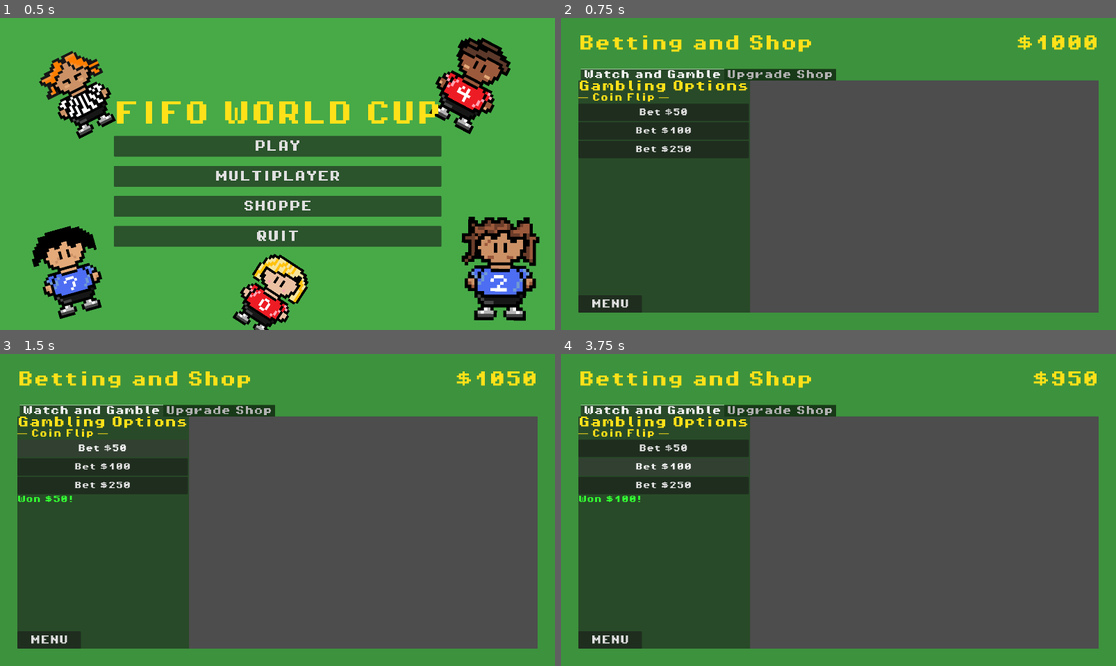
Above: before the commit, frames 1-4 (two rows, left to right).
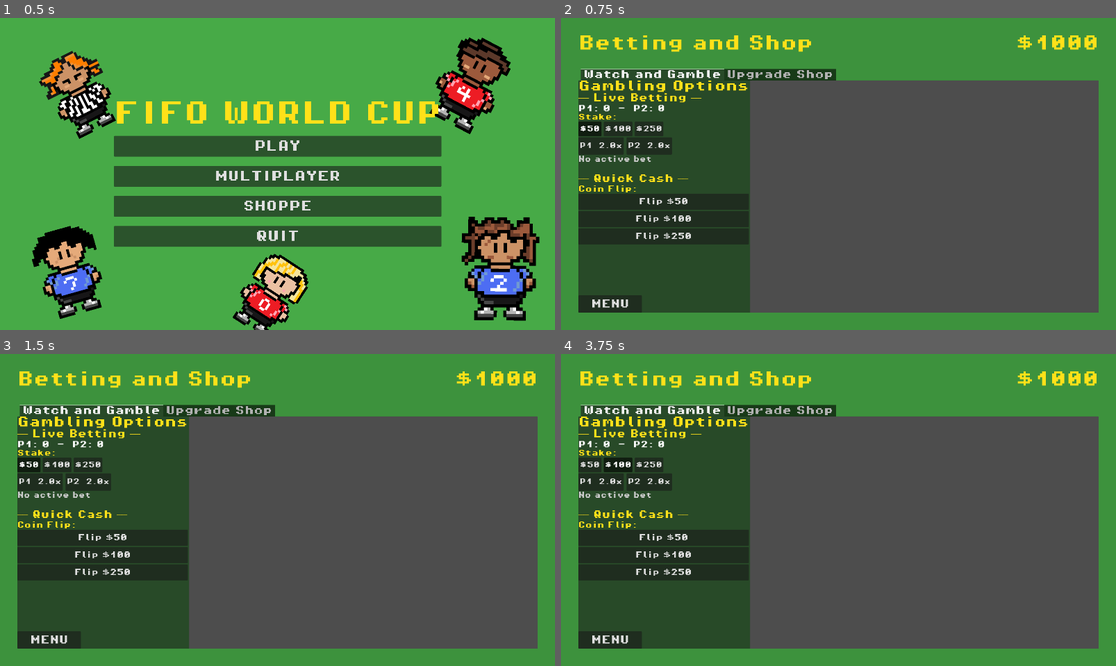
Above: after the commit, the same moments.

Repository: SeanK27/fifo-world-cup
Game: Godot game, scene res://scenes/main_menu.tscn
The game is run twice, just before and just after one commit, with the same random seed, the same clock (stepped at 60 frames per second) and the same inputs.
Inputs (mouse positions are in pixels of both pictures, inside the frame that each line leads up to):
- Up to frame 1 (0.5 s): no input
- Up to frame 2 (0.75 s): click "SHOPPE" at 0.5 s
- Up to frame 3 (1.5 s): click (99, 447) at 1.25 s, where only the run before the commit has a clickable "Bet $50"
- Up to frame 4 (3.75 s): click (588, 466) at 2 s, where only the run after the commit has a clickable "$50"; click (660, 466) at 2.75 s, where only the run before the commit has a clickable "Bet $100"; click (616, 466) at 3.5 s, where only the run after the commit has a clickable "$100"

Frame 1 is identical in both runs. In frame 2, 9.1% of the frame differs, in the area x 3-34%, y 24-73%; in frame 3, 7.9%; in frame 4, 8.7%.

Commit message:
Working gamble

Diff:
--- a/scripts/betting.gd
+++ b/scripts/betting.gd
@@ -3,18 +3,31 @@
 const STARTING_CURRENCY := 1000
 const PIXEL_FONT = preload("res://assets/fonts/PixelOperator8-Bold.ttf")
 
-# Prices per upgrade category (index 0 = Level 1, 1 = Level 2, 2 = Level 3)
 const SHOP_PRICES := {"Speed":   [100, 300, 600], "Damage":  [100, 300, 600], "Stamina": [100, 300, 600],
 }
 
-const GAMBLE_AMOUNTS := [50, 100, 250]
+const STAKE_AMOUNTS := [50, 100, 250]
 
 @onready var spectate_viewport: SubViewport = $"MarginContainer/VBoxContainer/Tab Switcher/Watch and Gamble/HBoxContainer/SpectateContainer/Spectate"
 @onready var currency_label: Label = $"MarginContainer/VBoxContainer/Bet Menu Title/Label2"
 @onready var gambling_options: VBoxContainer = $"MarginContainer/VBoxContainer/Tab Switcher/Watch and Gamble/HBoxContainer/Gambling Options"
 @onready var shop_player_upgrades: HBoxContainer = $"MarginContainer/VBoxContainer/Tab Switcher/Upgrade Shop/Player vs Other Upgrades/Player Upgrades"
 
-var result_label: Label
+# Live betting vars
+var active_bet_player: int = 0   # 0=none  1=P1  2=P2
+var active_bet_amount: int = 0
+var active_bet_odds: float = 0.0
+var selected_stake: int = 50
+var current_score_left: int = 0
+var current_score_right: int = 0
+
+var score_label: Label
+var p1_bet_btn: Button
+var p2_bet_btn: Button
+var active_bet_label: Label
+var live_result_label: Label
+var stake_btns: Array[Button] = []
+var quick_result_label: Label
 
 func _ready() -> void:
 	NetworkManager.spectator_currency = STARTING_CURRENCY
@@ -22,6 +35,7 @@
 	$MenuButton.pressed.connect(_on_menu_pressed)
 	_setup_gambling_ui()
 	_setup_shop_buttons()
+	NetworkManager.spectator_score_updated.connect(_on_spectator_score_updated)
 	if NetworkManager.is_spectator:
 		_setup_spectator_view()
 
@@ -32,52 +46,169 @@
 
 func _try_spend(amount: int) -> bool:
 	if NetworkManager.spectator_currency < amount:
-		_show_result("Not enough money!", Color(1.0, 0.4, 0.4, 1))
+		_show_quick_result("Not enough money!", Color(1.0, 0.4, 0.4, 1))
 		return false
 	NetworkManager.spectator_currency -= amount
 	_update_currency_display()
 	return true
 
-func _show_result(message: String, color: Color = Color.WHITE) -> void:
-	if result_label:
-		result_label.text = message
-		result_label.add_theme_color_override("font_color", color)
+func _show_quick_result(message: String, color: Color = Color.WHITE) -> void:
+	if quick_result_label:
+		quick_result_label.text = message
+		quick_result_label.add_theme_color_override("font_color", color)
 
 # Gambling
 
+func _calculate_odds(for_player: int) -> float:
+	var gap := absi(current_score_left - current_score_right)
+	if gap == 0:
+		return 2.0
+	var leading := 1 if current_score_left > current_score_right else 2
+	return maxf(1.2, 2.0 - gap * 0.25) if for_player == leading else minf(10.0, 2.0 + gap * 1.5)
+
+func _update_bet_buttons() -> void:
+	p1_bet_btn.text = "P1  %.1fx" % _calculate_odds(1)
+	p2_bet_btn.text = "P2  %.1fx" % _calculate_odds(2)
+	p1_bet_btn.disabled = active_bet_player != 0
+	p2_bet_btn.disabled = active_bet_player != 0
+
+func _on_live_bet_pressed(player: int) -> void:
+	if active_bet_player != 0:
+		return
+	if not _try_spend(selected_stake):
+		return
+	active_bet_player = player
+	active_bet_amount = selected_stake
+	active_bet_odds = _calculate_odds(player)
+	active_bet_label.text = "$%d on P%d @%.1fx  →  wins $%d" % [
+		active_bet_amount, active_bet_player, active_bet_odds,
+		int(active_bet_amount * active_bet_odds)
+	]
+	live_result_label.text = ""
+	_update_bet_buttons()
+
+func _on_spectator_score_updated(score_left: int, score_right: int) -> void:
+	#  who scored this update
+	var scorer := 0
+	if score_left > current_score_left:
+		scorer = 1
+	elif score_right > current_score_right:
+		scorer = 2
+	current_score_left = score_left
+	current_score_right = score_right
+	score_label.text = "P1: %d  —  P2: %d" % [current_score_left, current_score_right]
+
+	# Resolve active bet
+	if active_bet_player != 0 and scorer != 0:
+		if scorer == active_bet_player:
+			var winnings := int(active_bet_amount * active_bet_odds)
+			NetworkManager.spectator_currency += winnings
+			_update_currency_display()
+			live_result_label.text = "Won! +$%d" % winnings
+			live_result_label.add_theme_color_override("font_color", Color(0.2, 1.0, 0.2, 1))
+		else:
+			live_result_label.text = "Lost! -$%d" % active_bet_amount
+			live_result_label.add_theme_color_override("font_color", Color(1.0, 0.3, 0.3, 1))
+		active_bet_player = 0
+		active_bet_amount = 0
+		active_bet_odds = 0.0
+		active_bet_label.text = "No active bet"
+
+	_update_bet_buttons()
+
+# Gambling UI
+
+func _make_label(text_val: String, size: int = 28, color: Color = Color(1, 0.88, 0.1, 1)) -> Label:
+	var lbl := Label.new()
+	lbl.text = text_val
+	lbl.add_theme_font_override("font", PIXEL_FONT)
+	lbl.add_theme_font_size_override("font_size", size)
+	lbl.add_theme_color_override("font_color", color)
+	return lbl
+
 func _setup_gambling_ui() -> void:
-	var header := Label.new()
-	header.text = "── Coin Flip ──"
-	header.add_theme_font_override("font", PIXEL_FONT)
-	header.add_theme_font_size_override("font_size", 28)
-	header.add_theme_color_override("font_color", Color(1, 0.88, 0.1, 1))
-	gambling_options.add_child(header)
-
-	for amount: int in GAMBLE_AMOUNTS:
+	# Live betings
+	gambling_options.add_child(_make_label("── Live Betting ──", 30))
+
+	score_label = _make_label("P1: 0  —  P2: 0", 26, Color.WHITE)
+	gambling_options.add_child(score_label)
+
+	gambling_options.add_child(_make_label("Stake:", 24))
+
+	var stake_row := HBoxContainer.new()
+	stake_row.add_theme_constant_override("separation", 8)
+	for amount: int in STAKE_AMOUNTS:
+		var s_btn := Button.new()
+		s_btn.text = "$%d" % amount
+		s_btn.custom_minimum_size = Vector2(80, 50)
+		s_btn.add_theme_font_override("font", PIXEL_FONT)
+		s_btn.add_theme_font_size_override("font_size", 22)
+		s_btn.toggle_mode = true
+		s_btn.button_pressed = (amount == selected_stake)
+		s_btn.toggled.connect(_on_stake_toggled.bind(amount, s_btn))
+		stake_row.add_child(s_btn)
+		stake_btns.append(s_btn)
+	gambling_options.add_child(stake_row)
+
+	var bet_row := HBoxContainer.new()
+	bet_row.add_theme_constant_override("separation", 10)
+	p1_bet_btn = Button.new()
+	p1_bet_btn.custom_minimum_size = Vector2(130, 60)
+	p1_bet_btn.add_theme_font_override("font", PIXEL_FONT)
+	p1_bet_btn.add_theme_font_size_override("font_size", 22)
+	p1_bet_btn.pressed.connect(_on_live_bet_pressed.bind(1))
+	bet_row.add_child(p1_bet_btn)
+	p2_bet_btn = Button.new()
+	p2_bet_btn.custom_minimum_size = Vector2(130, 60)
+	p2_bet_btn.add_theme_font_override("font", PIXEL_FONT)
+	p2_bet_btn.add_theme_font_size_override("font_size", 22)
+	p2_bet_btn.pressed.connect(_on_live_bet_pressed.bind(2))
+	bet_row.add_child(p2_bet_btn)
+	gambling_options.add_child(bet_row)
+	_update_bet_buttons()
+
+	active_bet_label = _make_label("No active bet", 22, Color(0.8, 0.8, 0.8, 1))
+	gambling_options.add_child(active_bet_label)
+
+	live_result_label = _make_label("", 24, Color.WHITE)
+	gambling_options.add_child(live_result_label)
+
+	# Quick cash (huge scam)
+	var sep := HSeparator.new()
+	gambling_options.add_child(sep)
+
+	gambling_options.add_child(_make_label("── Quick Cash ──", 30))
+	gambling_options.add_child(_make_label("Coin Flip:", 24))
+
+	for amount: int in STAKE_AMOUNTS:
 		var btn := Button.new()
-		btn.text = "Bet $%d" % amount
-		btn.custom_minimum_size = Vector2(180, 60)
+		btn.text = "Flip $%d" % amount
+		btn.custom_minimum_size = Vector2(150, 56)
 		btn.add_theme_font_override("font", PIXEL_FONT)
-		btn.add_theme_font_size_override("font_size", 26)
-		btn.pressed.connect(_on_gamble_pressed.bind(amount))
+		btn.add_theme_font_size_override("font_size", 24)
+		btn.pressed.connect(_on_coinflip_pressed.bind(amount))
 		gambling_options.add_child(btn)
 
-	result_label = Label.new()
-	result_label.autowrap_mode = TextServer.AUTOWRAP_WORD_SMART
-	result_label.custom_minimum_size = Vector2(180, 0)
-	result_label.add_theme_font_override("font", PIXEL_FONT)
-	result_label.add_theme_font_size_override("font_size", 26)
-	result_label.add_theme_color_override("font_color", Color.WHITE)
-	gambling_options.add_child(result_label)
-
-func _on_gamble_pressed(amount: int) -> void:
+	quick_result_label = _make_label("", 24, Color.WHITE)
+	gambling_options.add_child(quick_result_label)
+
+func _on_stake_toggled(is_on: bool, amount: int, pressed_btn: Button) -> void:
+	if not is_on:
+		return
+	selected_stake = amount
+	for s_btn: Button in stake_btns:
+		s_btn.set_pressed_no_signal(s_btn == pressed_btn)
+
+# Coinflip mechanics
+
+func _on_coinflip_pressed(amount: int) -> void:
 	if not _try_spend(amount):
 		return
 	if randi() % 2 == 0:
 		NetworkManager.spectator_currency += amount * 2
-		_show_result("Won $%d!" % amount, Color(0.2, 1.0, 0.2, 1))
+		_show_quick_result("Won $%d!" % amount, Color(0.2, 1.0, 0.2, 1))
 	else:
-		_show_result("Lost $%d!" % amount, Color(1.0, 0.3, 0.3, 1))
+		_show_quick_result("Lost $%d!" % amount, Color(1.0, 0.3, 0.3, 1))
 	_update_currency_display()
 
 # Shop
@@ -98,7 +229,7 @@
 		return
 	btn.disabled = true
 	btn.text = "Lv%d ✓" % level
-	_show_result("Bought %s Lv%d!" % [category, level], Color(0.2, 1.0, 0.2, 1))
+	_show_quick_result("Bought %s Lv%d!" % [category, level], Color(0.2, 1.0, 0.2, 1))
 	# TODO: tell server to apply the upgrad to the playr
 
 # ── Spectator view ────────────────────────────────────────────────────────────
--- a/scripts/network_manager.gd
+++ b/scripts/network_manager.gd
@@ -8,6 +8,7 @@
 signal connected_to_server
 signal connection_failed
 signal spectator_state_updated(p1_pos: Vector2, p2_pos: Vector2, ball_pos: Vector2)
+signal spectator_score_updated(score_left: int, score_right: int)
 
 var remote_peer_id: int = 0
 var player2_peer_id: int = 0   # server stores P2's peer ID separately from spectator
@@ -71,6 +72,11 @@
 func _relay_spectator_game_state(p1_pos: Vector2, p2_pos: Vector2, ball_pos: Vector2) -> void:
 	spectator_state_updated.emit(p1_pos, p2_pos, ball_pos)
 
+# Server relays goal scores to the spectator
+@rpc("authority", "call_remote", "reliable")
+func _relay_spectator_score(score_left: int, score_right: int) -> void:
+	spectator_score_updated.emit(score_left, score_right)
+
 func _on_peer_connected(id: int) -> void:
 	remote_peer_id = id
 	player_connected.emit(id)
--- a/scripts/soccer.gd
+++ b/scripts/soccer.gd
@@ -66,13 +66,26 @@
 	if body.name == "Ball":
 		score_right += 1
 		print("Score — Left: %d  Right: %d" % [score_left, score_right])
+		_relay_score_to_spectator()
 		_reset_ball()
 
 func _on_right_goal_body_entered(body: Node2D) -> void:
 	if body.name == "Ball":
 		score_left += 1
 		print("Score — Left: %d  Right: %d" % [score_left, score_right])
+		_relay_score_to_spectator()
 		_reset_ball()
+
+func _relay_score_to_spectator() -> void:
+	if not multiplayer.has_multiplayer_peer() or not multiplayer.is_server():
+		return
+	if NetworkManager.spectator_peer_id == 0:
+		return
+	NetworkManager._relay_spectator_score.rpc_id(
+		NetworkManager.spectator_peer_id,
+		score_left,
+		score_right
+	)
 
 func _reset_ball() -> void:
 	# Only authoritative side triggers resets; clients receive the new state via sync
